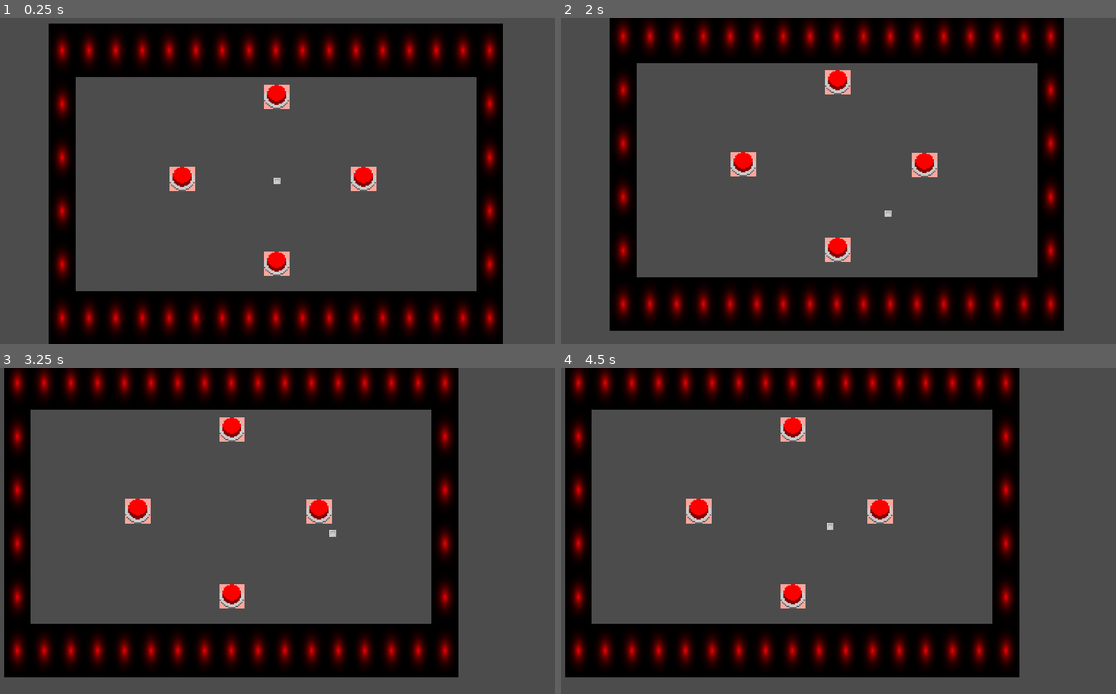
Above: before the commit, frames 1-4 (two rows, left to right).
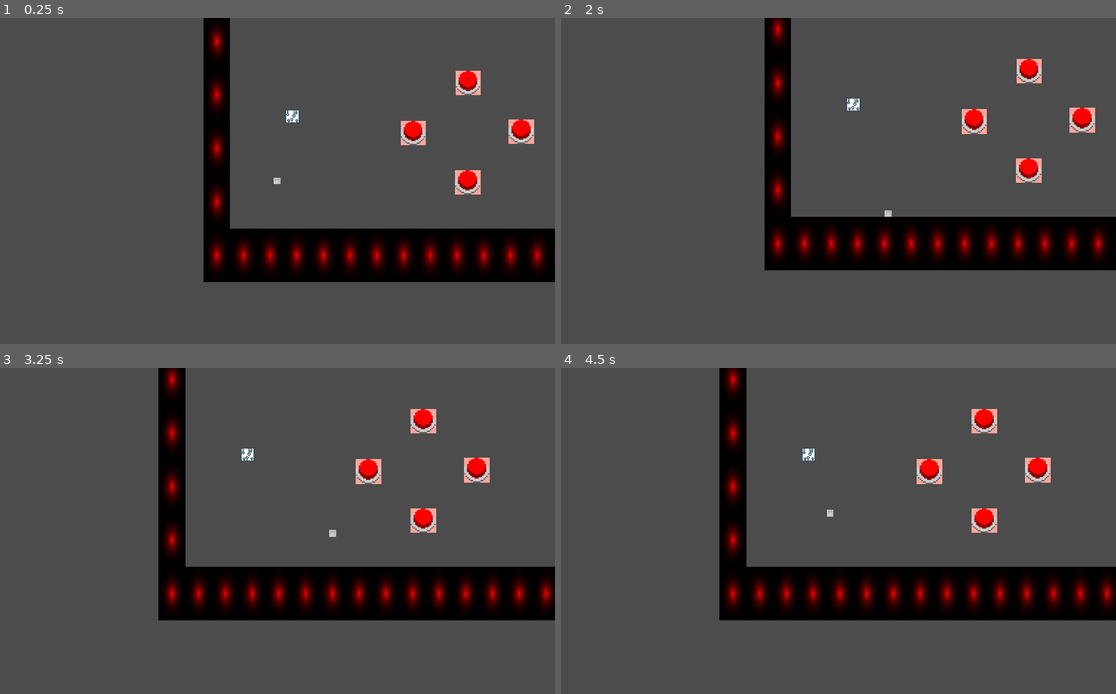
Above: after the commit, the same moments.

Repository: Screen-Punch/intd450
Game: Godot game, scene res://Levels/Level1-6.tscn
The game is run twice, just before and just after one commit, with the same random seed, the same clock (stepped at 60 frames per second) and the same inputs. This scene is started directly instead of the project's main scene.
Inputs:
- Up to frame 1 (0.25 s): no input
- Up to frame 2 (2 s): tap Enter at 0.5 s; hold Right (ui_right) 0.53-1.28 s; hold Down (ui_down) from 1.28 s (still down)
- Up to frame 3 (3.25 s): release Down (ui_down) at 2.03 s; hold Right (ui_right) 2.03-2.78 s; hold Up (ui_up) from 2.78 s (still down)
- Up to frame 4 (4.5 s): release Up (ui_up) at 3.53 s; hold Left (ui_left) from 3.53 s (still down); tap Space at 4.25 s

The runs differ from the first frame. In frame 1, 46% of the frame differs, in the area x 8-100%, y 0-100%; in frame 2, 44%; in frame 3, 45%; in frame 4, 45%.

Commit message:
Zooming mechanic

Diff:
--- a/Levels/Level1-1.tscn
+++ b/Levels/Level1-1.tscn
@@ -4,7 +4,7 @@
 [ext_resource path="res://Scenes/player.tscn" type="PackedScene" id=2]
 [ext_resource path="res://Scenes/next_W.tscn" type="PackedScene" id=3]
 
-[node name="Level1-1" type="Node2D" index="0"]
+[node name="Level1-1" type="Node2D"]
 
 [node name="TileMap" type="TileMap" parent="." index="0"]
 
--- a/Levels/Level1-3.tscn
+++ b/Levels/Level1-3.tscn
@@ -13,7 +13,7 @@
 polygons = [ PoolIntArray( 0, 1, 2, 3 ) ]
 outlines = [ PoolVector2Array( 465.96, -49.6143, 462.96, 28.3859, -503.043, 22.3859, -504.043, -52.6143 ) ]
 
-[node name="Level1-3" type="Node2D"]
+[node name="Level1-3" type="Node2D" index="0"]
 
 [node name="TileMap" type="TileMap" parent="." index="0"]
 
--- a/Levels/Level1-6.tscn
+++ b/Levels/Level1-6.tscn
@@ -1,10 +1,12 @@
-[gd_scene load_steps=6 format=2]
+[gd_scene load_steps=8 format=2]
 
 [ext_resource path="res://Scripts/Level1-6.gd" type="Script" id=1]
 [ext_resource path="res://Scenes/tileset1.tres" type="TileSet" id=2]
 [ext_resource path="res://Scenes/Button.tscn" type="PackedScene" id=3]
 [ext_resource path="res://Scenes/player.tscn" type="PackedScene" id=4]
 [ext_resource path="res://Scenes/next_W.tscn" type="PackedScene" id=5]
+[ext_resource path="res://Scenes/Book.tscn" type="PackedScene" id=6]
+[ext_resource path="res://Art/book2_clock.jpg" type="Texture" id=7]
 
 [node name="Level1-6" type="Node2D"]
 
@@ -35,23 +37,23 @@
 
 [node name="Button1" parent="." index="1" instance=ExtResource( 3 )]
 
-position = Vector2( 542.888, 171.236 )
+position = Vector2( 631.495, 287.196 )
 
 [node name="Button2" parent="." index="2" instance=ExtResource( 3 )]
 
-position = Vector2( 751.198, 368.465 )
+position = Vector2( 759.054, 404.756 )
 
 [node name="Button3" parent="." index="3" instance=ExtResource( 3 )]
 
-position = Vector2( 542.888, 571.235 )
+position = Vector2( 631.071, 525.645 )
 
 [node name="Button4" parent="." index="4" instance=ExtResource( 3 )]
 
-position = Vector2( 316.849, 367.357 )
+position = Vector2( 500.292, 408.071 )
 
 [node name="player" parent="." index="5" instance=ExtResource( 4 )]
 
-position = Vector2( 547.047, 376.36 )
+position = Vector2( 177.025, 526.001 )
 
 [node name="Label" type="Label" parent="." index="6"]
 
@@ -59,10 +61,10 @@
 anchor_top = 0.0
 anchor_right = 0.0
 anchor_bottom = 0.0
-margin_left = 472.0
-margin_top = 248.0
-margin_right = 713.0
-margin_bottom = 324.0
+margin_left = 363.0
+margin_top = 224.0
+margin_right = 604.0
+margin_bottom = 300.0
 rect_pivot_offset = Vector2( 0, 0 )
 rect_clip_content = false
 mouse_filter = 2
@@ -77,5 +79,15 @@
 
 [node name="next_W" parent="." index="7" instance=ExtResource( 5 )]
 
-position = Vector2( 752.208, 208.709 )
+position = Vector2( 872.498, 197.605 )
 next_world = "res://Levels/Level1-7.tscn"
+
+[node name="Book" parent="." index="8" instance=ExtResource( 6 )]
+
+position = Vector2( 208.875, 372.825 )
+
+[node name="Sprite_book" type="Sprite" parent="." index="9"]
+
+position = Vector2( 213.873, 373.935 )
+scale = Vector2( 0.186103, 0.182618 )
+texture = ExtResource( 7 )
--- a/Levels/level_book.tscn
+++ b/Levels/level_book.tscn
@@ -1,20 +1,12 @@
-[gd_scene load_steps=10 format=2]
+[gd_scene load_steps=8 format=2]
 
 [ext_resource path="res://Scripts/level_book.gd" type="Script" id=1]
 [ext_resource path="res://Scenes/tileset1.tres" type="TileSet" id=2]
 [ext_resource path="res://Scenes/player.tscn" type="PackedScene" id=3]
-[ext_resource path="res://Scripts/Book.gd" type="Script" id=4]
-[ext_resource path="res://Art/screenshotone-.jpg" type="Texture" id=5]
-[ext_resource path="res://Art/book1_521.jpg" type="Texture" id=6]
-[ext_resource path="res://Art/walltileset.png" type="Texture" id=7]
-[ext_resource path="res://Scenes/next_W.tscn" type="PackedScene" id=8]
-
-
-
-[sub_resource type="RectangleShape2D" id=1]
-
-custom_solver_bias = 0.0
-extents = Vector2( 22.3846, 19.7759 )
+[ext_resource path="res://Scenes/Book.tscn" type="PackedScene" id=4]
+[ext_resource path="res://Art/walltileset.png" type="Texture" id=5]
+[ext_resource path="res://Scenes/next_W.tscn" type="PackedScene" id=6]
+[ext_resource path="res://Art/book1_521.jpg" type="Texture" id=7]
 
 [node name="Level_book" type="Node2D"]
 
@@ -46,53 +38,25 @@
 
 position = Vector2( 284.216, 357.746 )
 
-[node name="Book" type="StaticBody2D" parent="." index="2"]
+[node name="Book" parent="." index="2" instance=ExtResource( 4 )]
 
-position = Vector2( 612.971, 390.295 )
-input_pickable = false
-collision_layer = 1
-collision_mask = 1
-constant_linear_velocity = Vector2( 0, 0 )
-constant_angular_velocity = 0.0
-friction = 1.0
-bounce = 0.0
-script = ExtResource( 4 )
-_sections_unfolded = [ "Collision" ]
-__meta__ = {
-"_edit_group_": true
-}
-
-[node name="CollisionShape2D" type="CollisionShape2D" parent="Book" index="0"]
-
-position = Vector2( 4.59728, -1.6198 )
-scale = Vector2( 0.603496, 0.699889 )
-shape = SubResource( 1 )
-
-[node name="Sprite_block" type="Sprite" parent="Book" index="1"]
-
-position = Vector2( 4.86324, -1.62109 )
-texture = ExtResource( 5 )
-region_enabled = true
-region_rect = Rect2( 206, 229, 32, 32 )
-_sections_unfolded = [ "Animation", "Offset", "Region", "Transform", "Visibility", "Z Index" ]
-
-[node name="Sprite_book" type="Sprite" parent="." index="3"]
-
-position = Vector2( 614.939, 388.534 )
-scale = Vector2( 0.225594, 0.198512 )
-texture = ExtResource( 6 )
-_sections_unfolded = [ "Visibility" ]
-
-[node name="Sprite_wall" type="Sprite" parent="." index="4"]
+[node name="Sprite_wall" type="Sprite" parent="." index="3"]
 
 position = Vector2( 359.343, 192.523 )
-texture = ExtResource( 7 )
+texture = ExtResource( 5 )
 region_enabled = true
 region_rect = Rect2( 0, 0, 65, 127 )
 _sections_unfolded = [ "Animation", "Offset", "Region" ]
 
-[node name="next_W" parent="." index="5" instance=ExtResource( 8 )]
+[node name="next_W" parent="." index="4" instance=ExtResource( 6 )]
 
 position = Vector2( 278.089, 79.8773 )
 scale = Vector2( 0.474539, 0.476853 )
 next_world = "res://Levels/Level1-1.tscn"
+
+[node name="Sprite_book" type="Sprite" parent="." index="5"]
+
+position = Vector2( 614.939, 388.534 )
+scale = Vector2( 0.225594, 0.198512 )
+texture = ExtResource( 7 )
+_sections_unfolded = [ "Visibility" ]
--- /dev/null
+++ b/Scenes/Book.tscn
@@ -0,0 +1,39 @@
+[gd_scene load_steps=4 format=2]
+
+[ext_resource path="res://Scripts/Book.gd" type="Script" id=1]
+[ext_resource path="res://Art/screenshotone-.jpg" type="Texture" id=2]
+
+[sub_resource type="RectangleShape2D" id=1]
+
+custom_solver_bias = 0.0
+extents = Vector2( 22.3846, 19.7759 )
+
+[node name="Book" type="StaticBody2D"]
+
+position = Vector2( 612.971, 390.295 )
+input_pickable = false
+collision_layer = 1
+collision_mask = 1
+constant_linear_velocity = Vector2( 0, 0 )
+constant_angular_velocity = 0.0
+friction = 1.0
+bounce = 0.0
+script = ExtResource( 1 )
+_sections_unfolded = [ "Collision" ]
+__meta__ = {
+"_edit_group_": true
+}
+
+[node name="CollisionShape2D" type="CollisionShape2D" parent="." index="0"]
+
+position = Vector2( 4.59728, -1.6198 )
+scale = Vector2( 0.603496, 0.699889 )
+shape = SubResource( 1 )
+
+[node name="Sprite_block" type="Sprite" parent="." index="1"]
+
+position = Vector2( 4.86324, -1.62109 )
+texture = ExtResource( 2 )
+region_enabled = true
+region_rect = Rect2( 206, 229, 32, 32 )
+_sections_unfolded = [ "Animation", "Offset", "Region", "Transform", "Visibility", "Z Index" ]
--- /dev/null
+++ b/Scenes/Camera2D.gd
@@ -0,0 +1,41 @@
+extends Camera2D
+
+# zoom var
+var ifzoom = true
+var zoomfactor = 1.0
+var zoomfactor_speed = 0.01
+var zoomspeed = 20
+var total_zoom = 0
+
+func _ready():
+	pass
+
+func _process(delta):
+	if ifzoom:
+		zoom.x = lerp(zoom.x, zoom.x * zoomfactor, zoomspeed * delta)
+		zoom.y = lerp(zoom.y, zoom.y * zoomfactor, zoomspeed * delta)
+		if zoomfactor<1:
+			total_zoom -= 1
+		elif zoomfactor>1:
+			total_zoom += 1
+		zoomfactor = 1
+
+
+func zoomIn(distance):
+	var cri_dis = 3
+	var relative_dis = distance/cri_dis+0.3
+
+	if relative_dis<1:
+		if -total_zoom < (1-relative_dis)*250:
+			#zoom in
+			zoomfactor = 1-zoomfactor_speed
+		elif -total_zoom > (1-relative_dis)*250:
+			#zoom out
+			if total_zoom < 0:
+				zoomfactor = 1+zoomfactor_speed
+	else:
+		if total_zoom < 0:
+			zoomfactor = 1+zoomfactor_speed
+
+	print(zoomfactor, '+',distance, '+',relative_dis,'+',total_zoom)
+	pass
--- /dev/null
+++ b/Scenes/Zoomer.gd
@@ -0,0 +1,22 @@
+extends Node
+
+# zoom var
+var ifzoom = true
+var zoomfactor = 1.0
+var zoomspeed = 10
+
+func _ready():
+	pass
+
+func _process(delta):
+
+	if Input.is_action_pressed("ui_up"):
+		zoomfactor -= 0.1
+	#if ifzoom:
+		#zoom.x = lerp(zoom.x, zoom.x * zoomfactor, zoomspeed * delta)
+		#zoom.y = lerp(zoom.y, zoom.y * zoomfactor, zoomspeed * delta)
+
+
+func check():
+
+	pass
--- a/Scenes/player.tscn
+++ b/Scenes/player.tscn
@@ -1,16 +1,18 @@
-[gd_scene load_steps=6 format=2]
+[gd_scene load_steps=8 format=2]
 
 [ext_resource path="res://Scripts/player.gd" type="Script" id=1]
 [ext_resource path="res://Art/player.png" type="Texture" id=2]
-[ext_resource path="res://Scripts/Shaker.gd" type="Script" id=3]
-[ext_resource path="res://Scripts/PauseMenu.gd" type="Script" id=4]
+[ext_resource path="res://Scenes/Camera2D.gd" type="Script" id=3]
+[ext_resource path="res://Scripts/Shaker.gd" type="Script" id=4]
+[ext_resource path="res://Scenes/Zoomer.gd" type="Script" id=5]
+[ext_resource path="res://Scripts/PauseMenu.gd" type="Script" id=6]
 
 [sub_resource type="RectangleShape2D" id=1]
 
 custom_solver_bias = 0.0
 extents = Vector2( 8, 8 )
 
-[node name="player" type="KinematicBody2D" index="0" groups=[
+[node name="player" type="KinematicBody2D" groups=[
 "Player",
 ]]
 
@@ -52,15 +54,21 @@
 editor_draw_screen = true
 editor_draw_limits = false
 editor_draw_drag_margin = false
+script = ExtResource( 3 )
 _sections_unfolded = [ "Offset" ]
 
 [node name="Shaker" type="Node" parent="Camera2D" index="0"]
 
-script = ExtResource( 3 )
+script = ExtResource( 4 )
+
+[node name="Zoomer" type="Node" parent="Camera2D" index="1"]
+
+script = ExtResource( 5 )
 
 [node name="CanvasLayer" type="CanvasLayer" parent="." index="3"]
 
 pause_mode = 2
+editor/display_folded = true
 layer = 1
 offset = Vector2( 0, 0 )
 rotation = 0.0
--- a/Scripts/Level1-6.gd
+++ b/Scripts/Level1-6.gd
@@ -1,4 +1,8 @@
 extends Node2D
+
+# for book (Wang)
+onready var book = $Book
+onready var S_book = $Sprite_book
 
 onready var upper_Button = $Button1
 onready var right_Button = $Button2
@@ -40,9 +44,20 @@
 	if not_pressed==[]:
 		$Label.show()
 		$next_W.show()
+	# Wang
+	if check_hit_book():
+		S_book.show()
+	else:
+		S_book.hide()
+	pass
 
-
-
+# Wang
+func check_hit_book():
+	var distance = book.position.distance_to(player.position)
+	if distance < 50:
+		return 1
+	else:
+		return 0
 
 func check_hit():
 	for i in range(len(buttons)):
--- a/Scripts/level_book.gd
+++ b/Scripts/level_book.gd
@@ -18,7 +18,7 @@
 
 func check_hit():
 	var distance = book.position.distance_to(player.position)
-	if distance < 55:
+	if distance < 50:
 		return 1
 	else:
 		return 0
--- a/Scripts/player.gd
+++ b/Scripts/player.gd
@@ -41,11 +41,12 @@
 	if target:
 		distance = sqrt(pow((target.position.x - position.x),2) + pow((target.position.y - position.y),2))
 		timer += delta
+		# zoom by distance
+		$Camera2D.zoomIn(distance/100)
 		if distance < 100 and timer > gap:
 			update_magnitude_and_gap(distance)
 			$Camera2D/Shaker.shake(magnitude)
 			timer = 0
-
 func update_magnitude_and_gap(distance):
 	magnitude = pow(2,-distance/50) * 25
 
Not shown: 1 places in Scenes/player.tscn that only renumber resources
